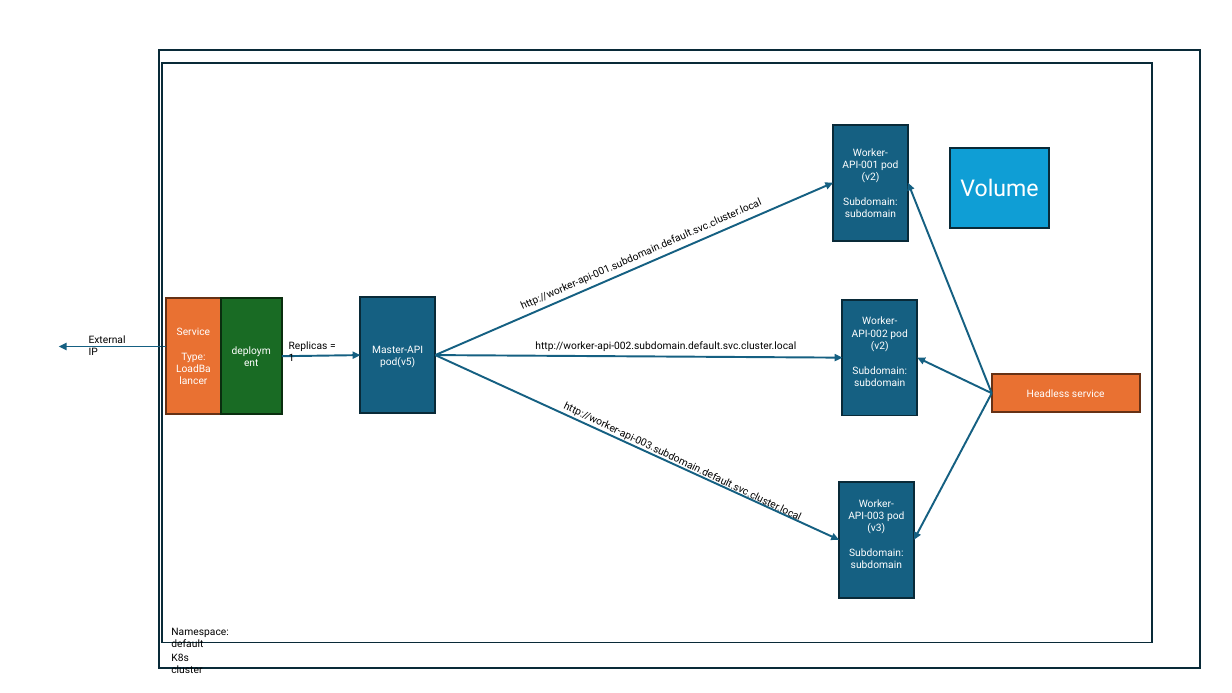
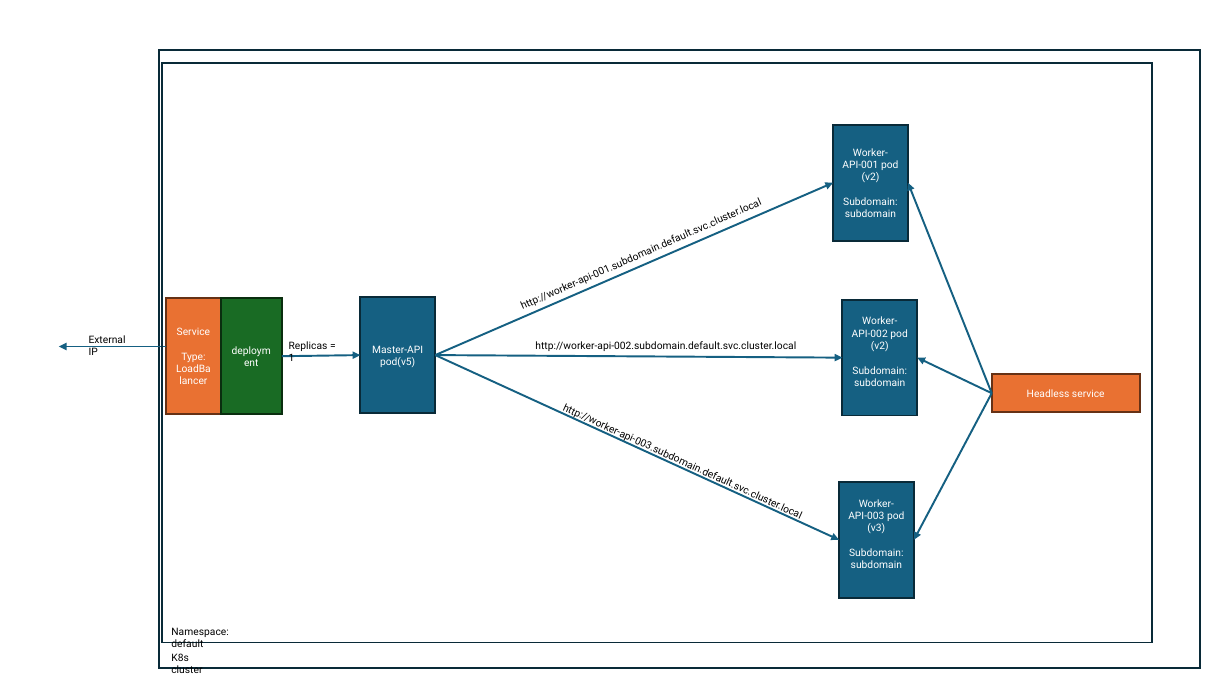
Before and after one commit to AngxiaoLu123/K8sDemo, a slide deck: slide 1 of arch.pptx. Drawn at 1232x693 pixels with LibreOffice and Linux fonts; fonts in the diff are those of the drawing. Boxes give left, top, right and bottom in pixels: in the first picture for what was removed or moved away, otherwise in the second. Text is boxed around its words. In the diff, an @@ line names an element or a change of style, - is before the commit and + after.

Commit message:
Update PPT

```diff
--- a/arch.pptx
+++ b/arch.pptx
@@ rectangle removed at box(950, 148, 1049, 227) @@
-Volume
```
Also in this commit, not shown: 3 slides added, 1 slide removed.
